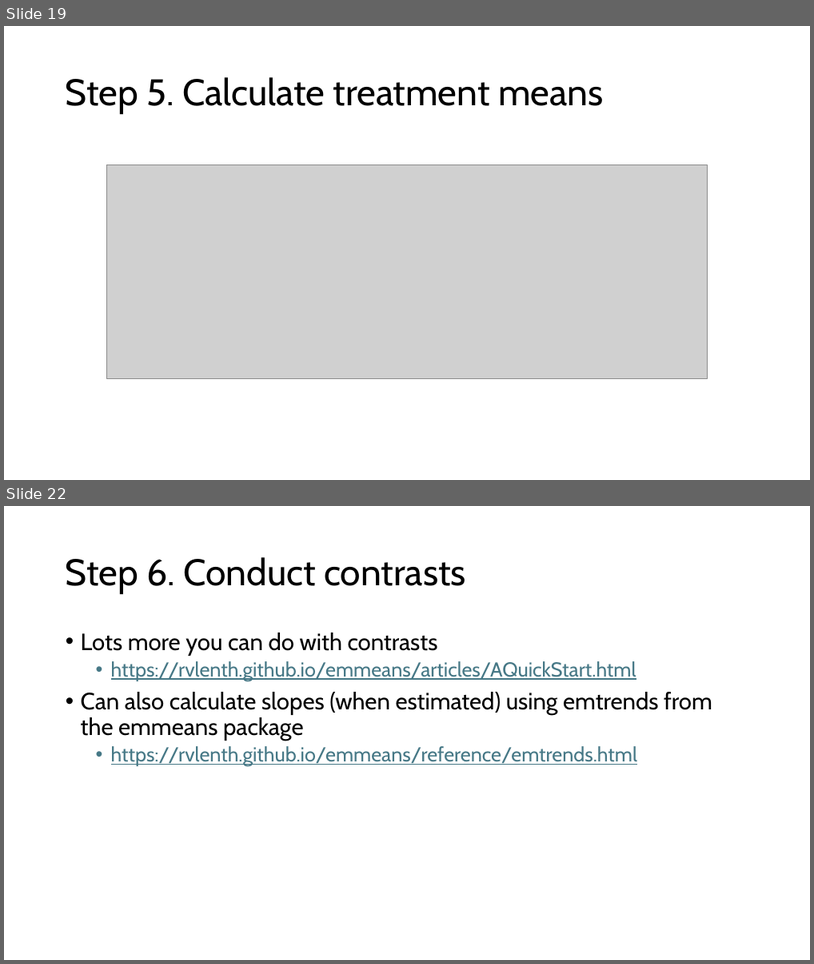
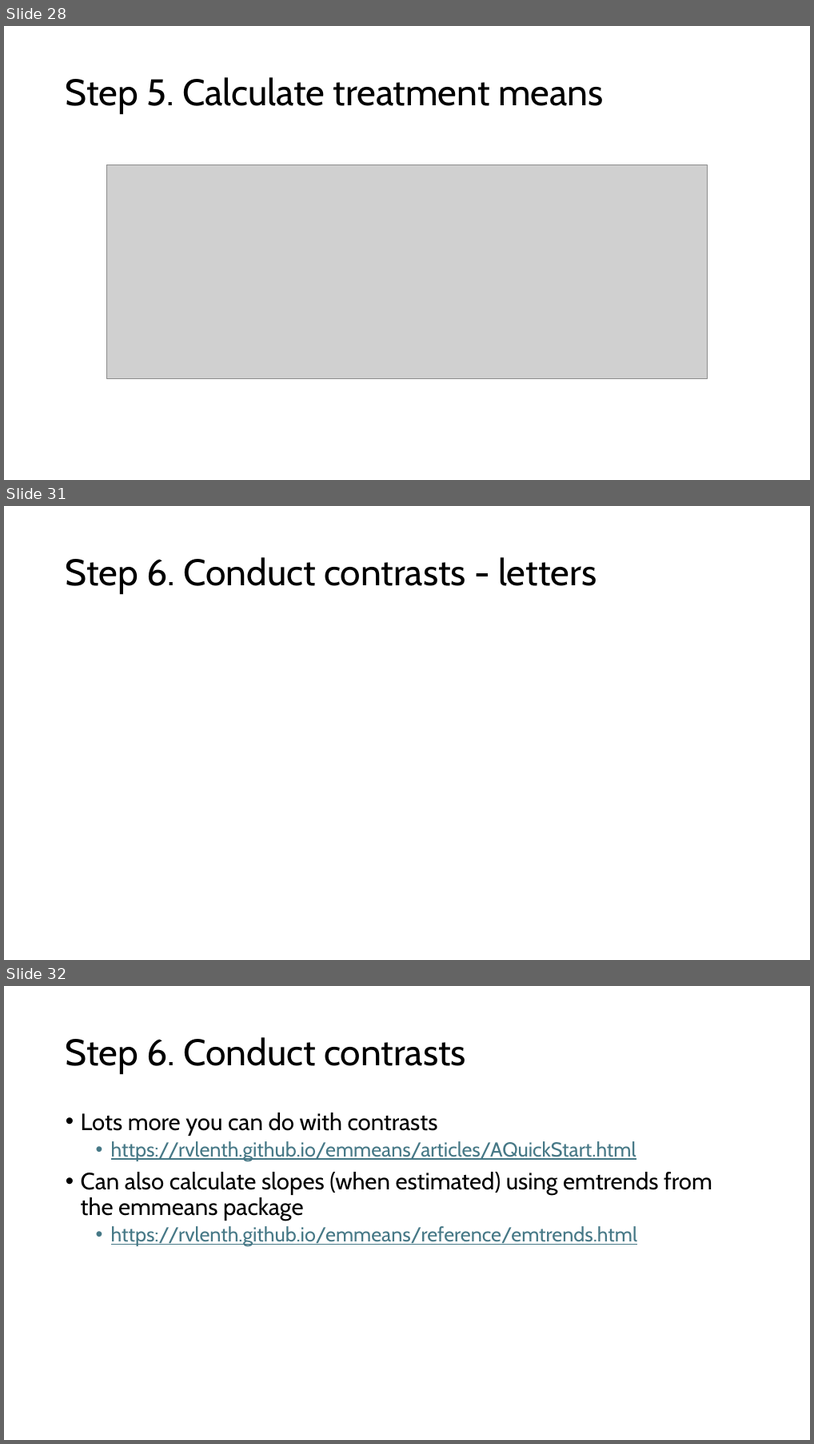
Before and after one commit to hahnp13/Workshops, a slide deck: Slides and materials/WorkedExample_GLMM_Counts.pptx. Shown one above the other, each under a label of ours: slides 19 and 22 before the commit, slides 28, 31 and 32 after it; the slides between them are not shown. The pictures are 814x964 and 814x1444 pixels, drawn with LibreOffice and Linux fonts; fonts in the diff are those of the drawing; grey boxes stand for pictures. Boxes give left, top, right and bottom in pixels: in the first picture for what was removed or moved away, otherwise in the second. Text is boxed around its words. In the diff, an @@ line names an element or a change of style, - is before the commit and + after.

```diff
--- a/Slides and materials/WorkedExample_GLMM_Counts.pptx
+++ b/Slides and materials/WorkedExample_GLMM_Counts.pptx
@@ slide 31 added at (x1=4, y1=506, x2=810, y2=960), background #FFFFFF @@
@@ title added at (x1=66, y1=557, x2=597, y2=594), 44 pt, text #000000 @@
+Step 6. Conduct contrasts - letters
@@ what was slide 19 is now slide 28 @@
@@ what was slide 22 is now slide 32 @@
```
Also in this commit, not shown: 2 slides changed, 10 other slides added.
